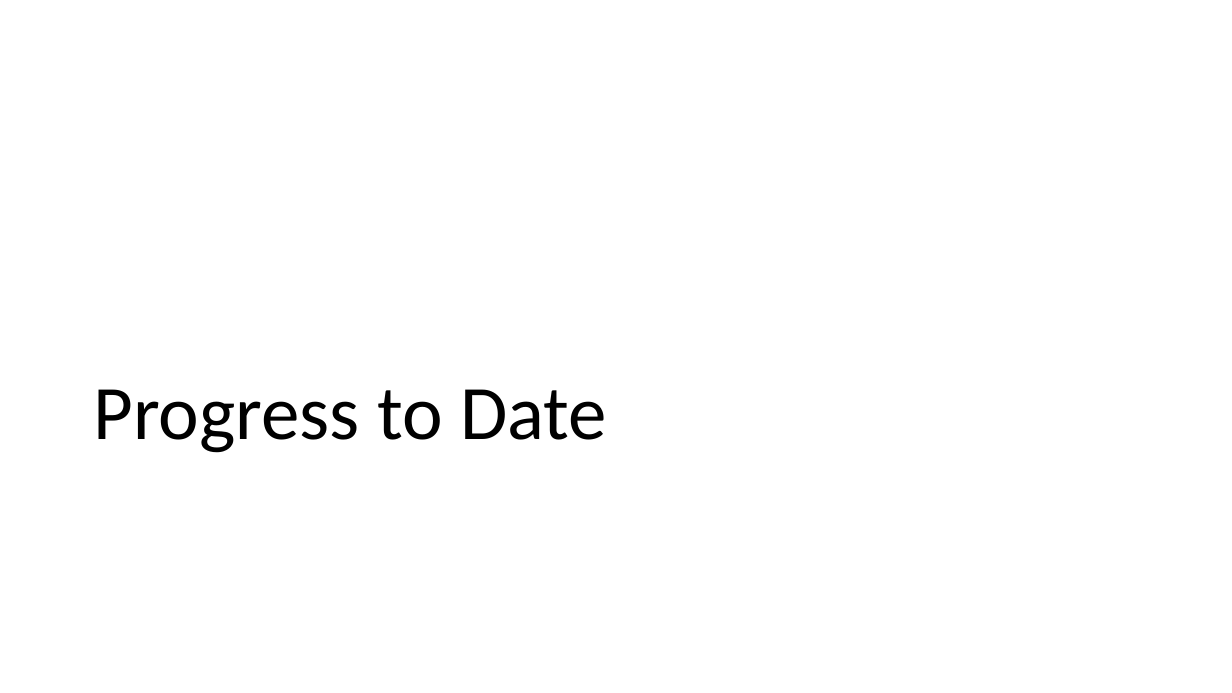
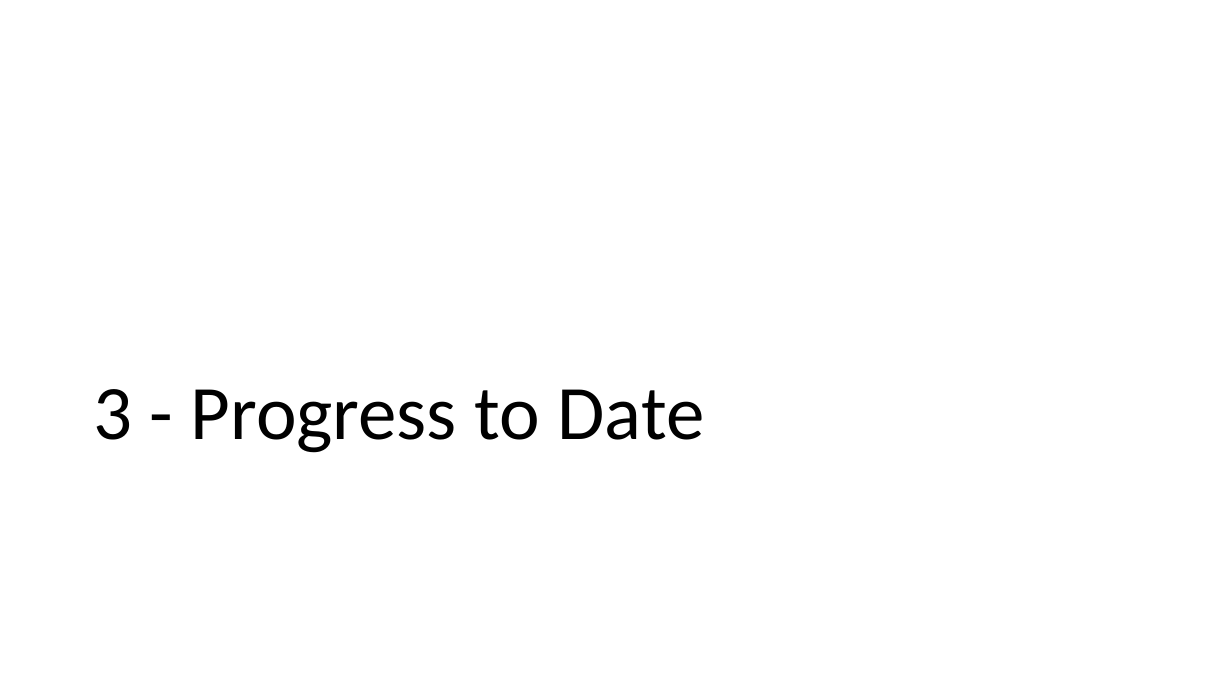
Before and after one commit to david-firrin/Real-Estate-Price-Prediction-With-Income-Tax-Data, a slide deck: slide 9 of Progress Presentation/team48progressreport.pptx. Drawn at 1232x693 pixels with LibreOffice and Linux fonts; fonts in the diff are those of the drawing. Boxes give left, top, right and bottom in pixels: in the first picture for what was removed or moved away, otherwise in the second. Text is boxed around its words. In the diff, an @@ line names an element or a change of style, - is before the commit and + after.

```diff
--- a/Progress Presentation/team48progressreport.pptx
+++ b/Progress Presentation/team48progressreport.pptx
@@ title at (93, 389, 705, 453): text changed @@
-Progress to Date
+3 - Progress to Date
```
Also in this commit, not shown: 8 other slides changed, 1 slide added, 1 slide removed, 4 other files.
